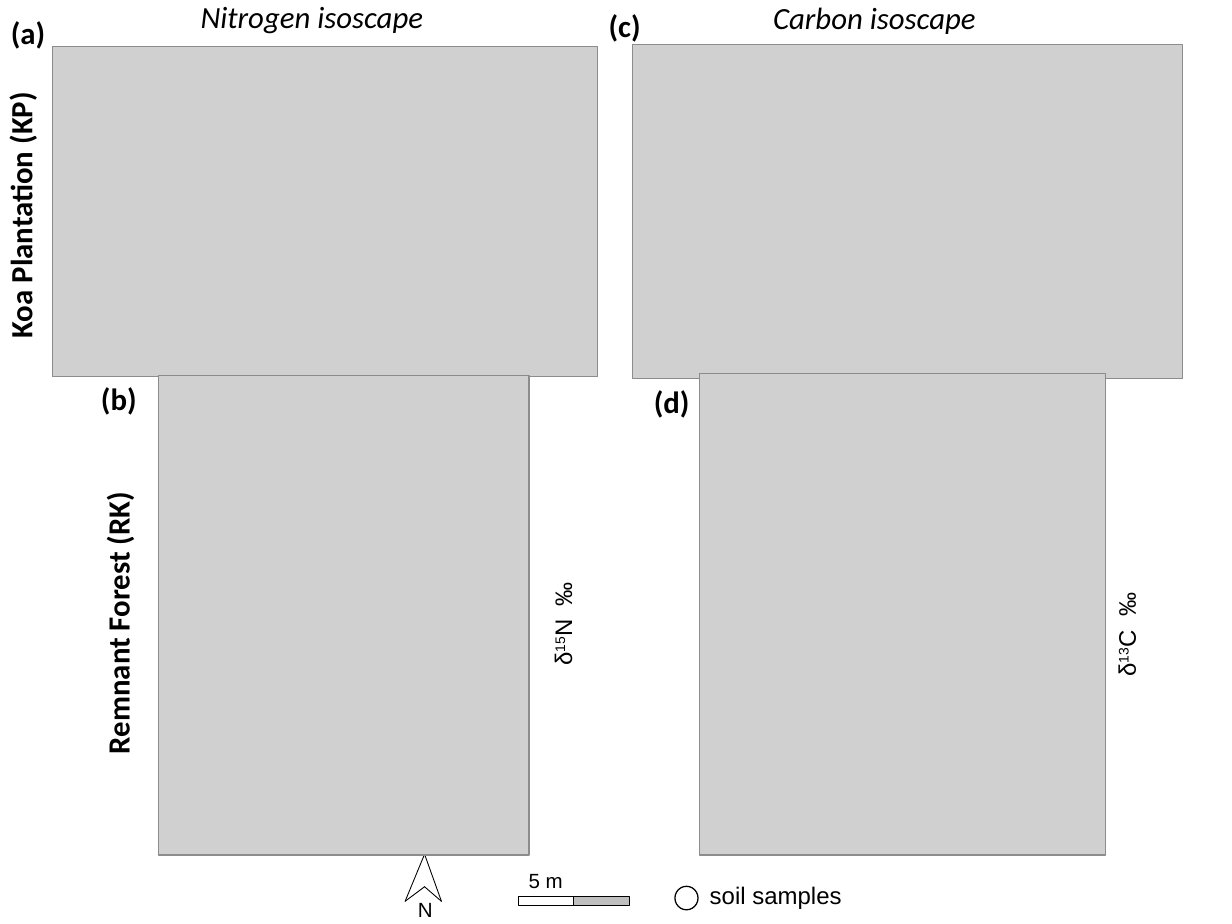
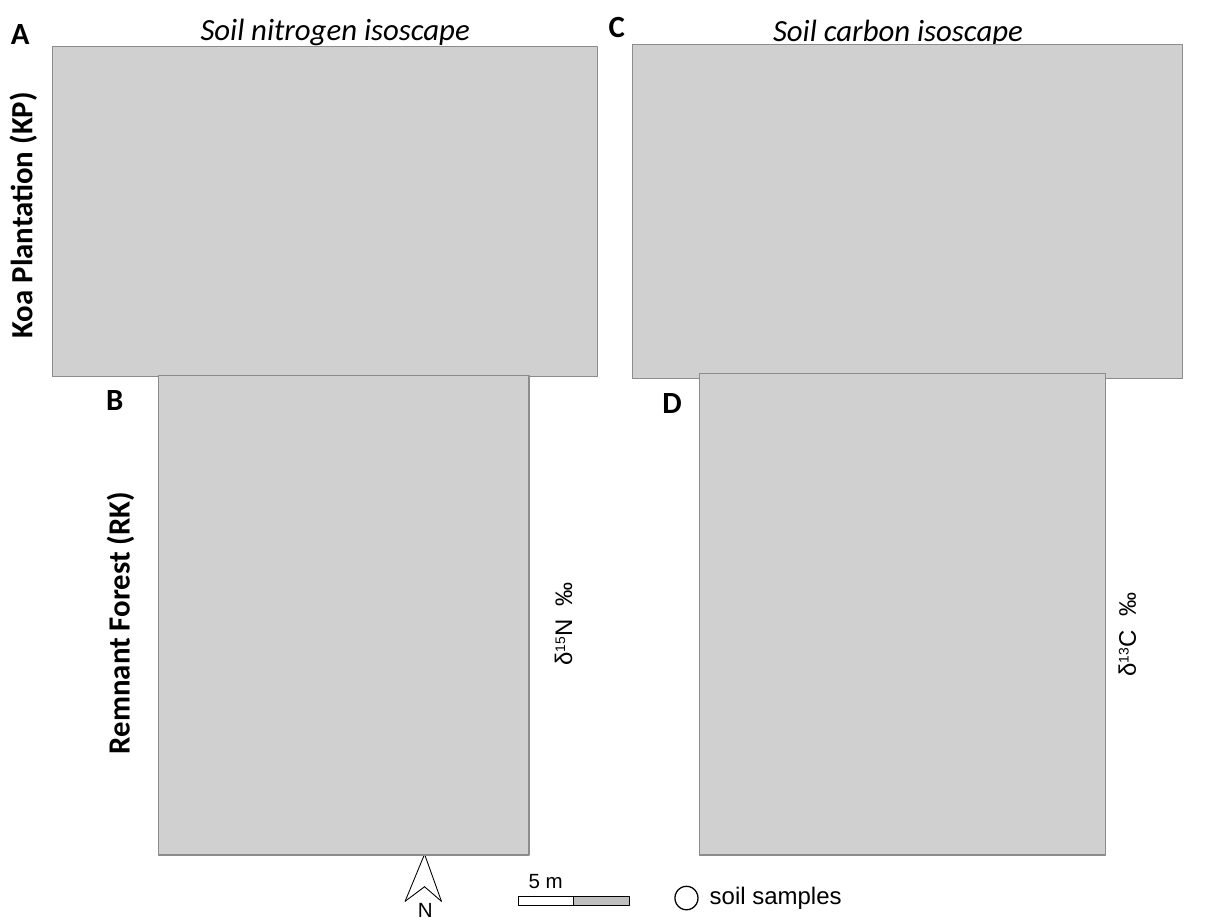
Before and after one commit to cbwall/Hakalau-Isoscapes, a slide deck: slide 1 of figures/pau/soil isoscape combined.pptx. Drawn at 1232x924 pixels with LibreOffice and Linux fonts; fonts in the diff are those of the drawing; grey boxes stand for pictures. Boxes give left, top, right and bottom in pixels: in the first picture for what was removed or moved away, otherwise in the second. Text is boxed around its words. In the diff, an @@ line names an element or a change of style, - is before the commit and + after.

```diff
--- a/figures/pau/soil isoscape combined.pptx
+++ b/figures/pau/soil isoscape combined.pptx
@@ text at (11, 24, 30, 44): text changed @@
-(a)
+A
@@ text at (201, 18, 470, 48): text changed @@
-Nitrogen isoscape
+Soil nitrogen isoscape
@@ text at (609, 16, 625, 38): text changed @@
-(c)
+C
@@ text at (773, 19, 1023, 49): text changed @@
-Carbon isoscape
+Soil carbon isoscape
@@ text at (106, 390, 123, 410): text changed @@
-(b)
+B
@@ text at (662, 393, 681, 413): text changed @@
-(d)
+D
```
Also in this commit, not shown: 27 other files.
